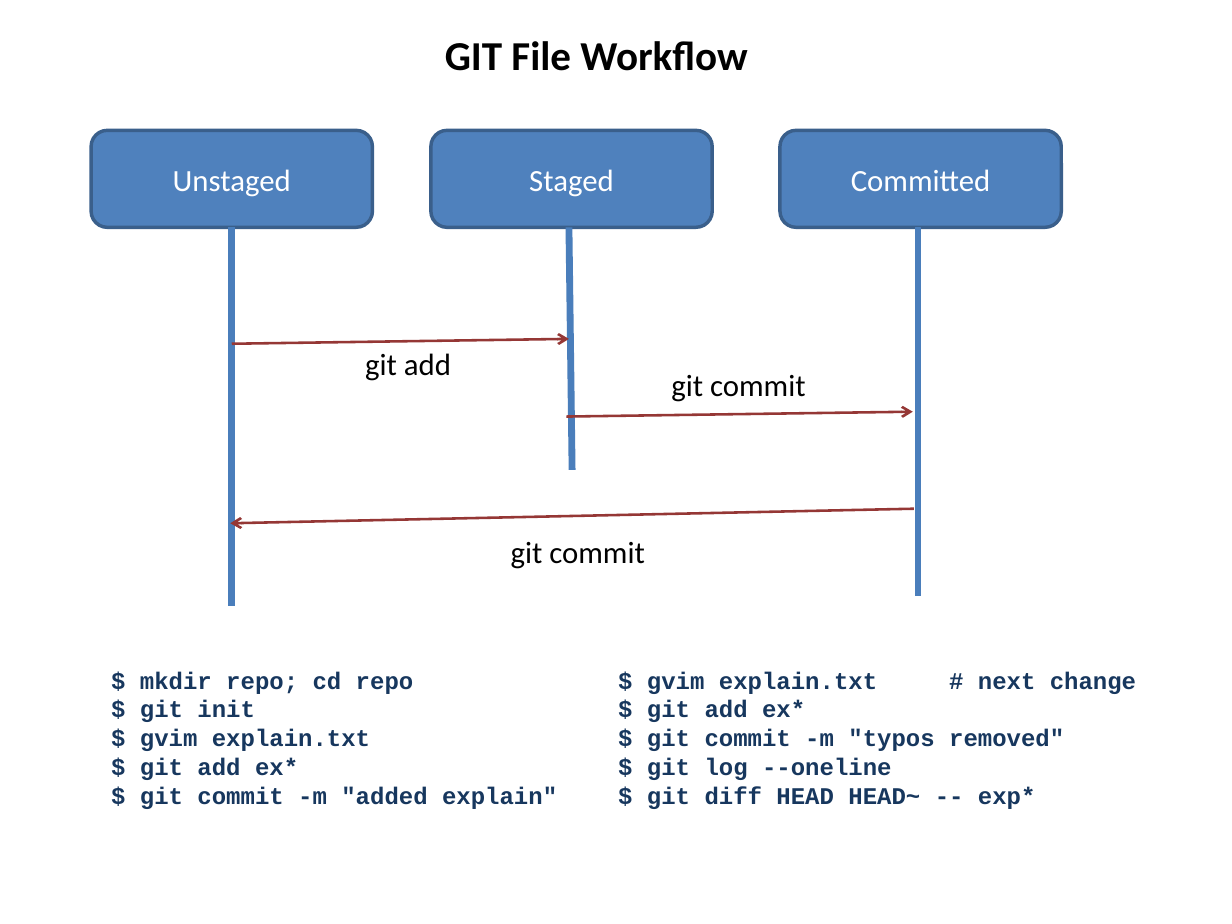
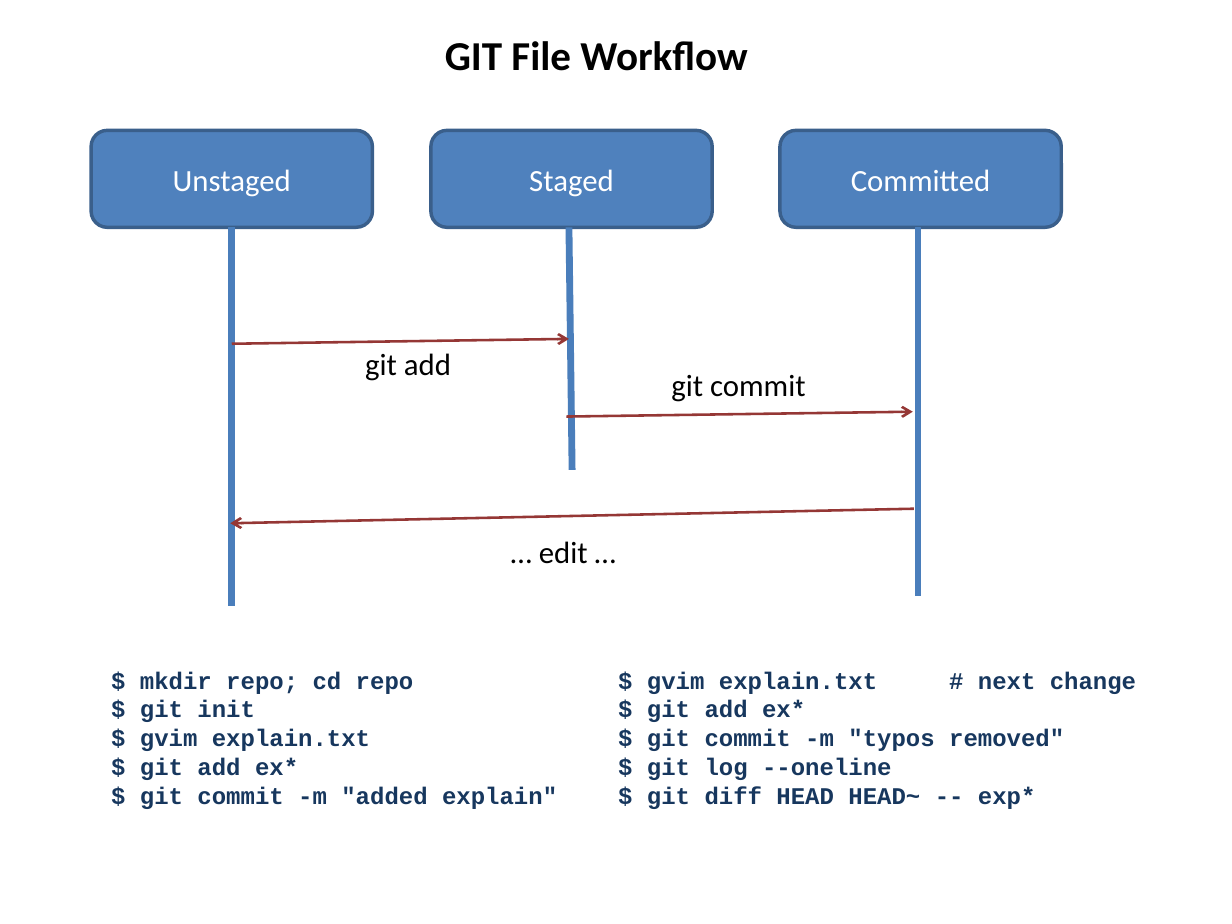
Before and after one commit to hanbei/git_tutorial, a slide deck: slide 6 of architektur.pptx. Drawn at 1232x924 pixels with LibreOffice and Linux fonts; fonts in the diff are those of the drawing. Boxes give left, top, right and bottom in pixels: in the first picture for what was removed or moved away, otherwise in the second. Text is boxed around its words. In the diff, an @@ line names an element or a change of style, - is before the commit and + after.

```diff
--- a/architektur.pptx
+++ b/architektur.pptx
@@ text at box(539, 541, 588, 564): text changed @@
-git commit
+… edit …
```
Also in this commit, not shown: 11 other slides changed.
